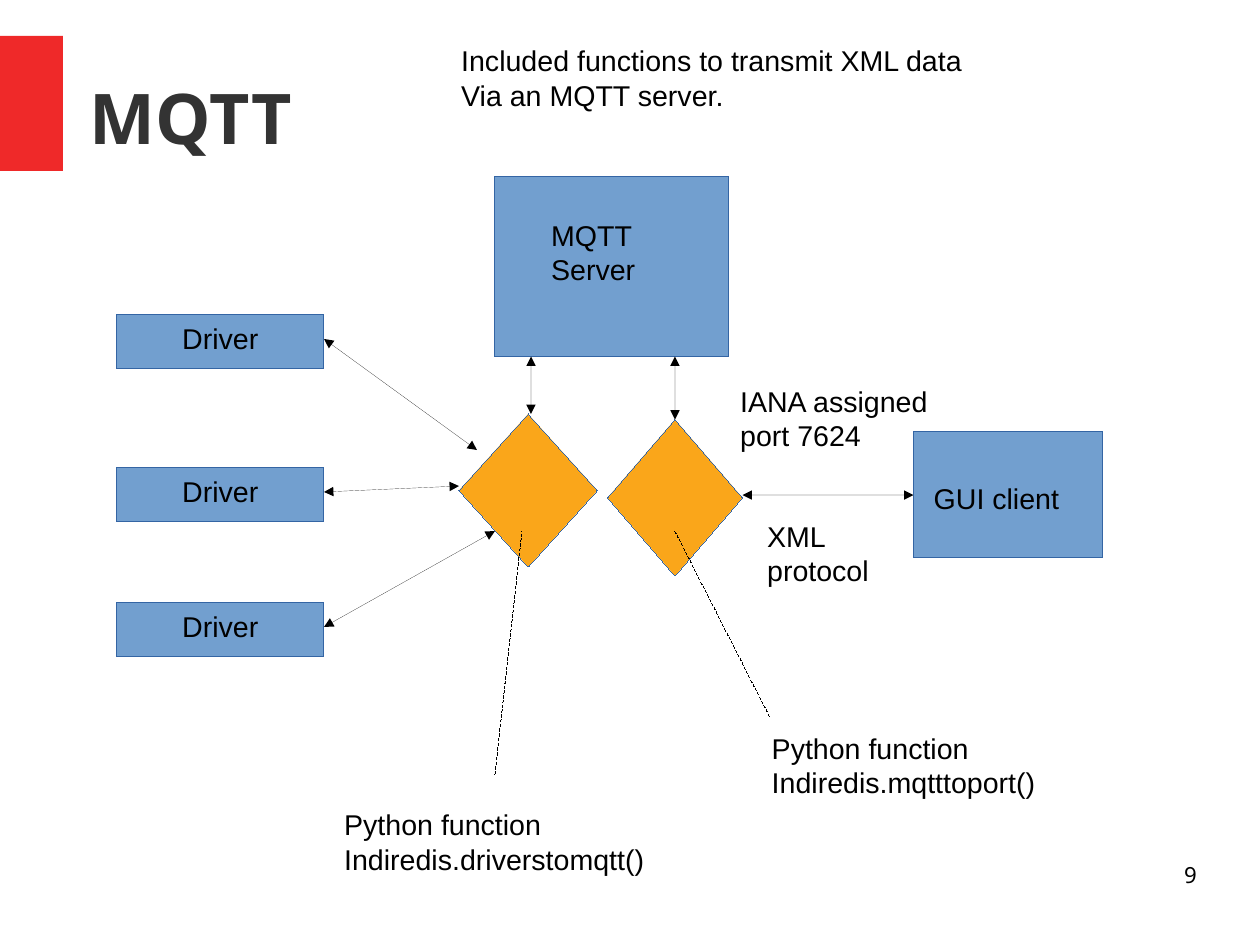
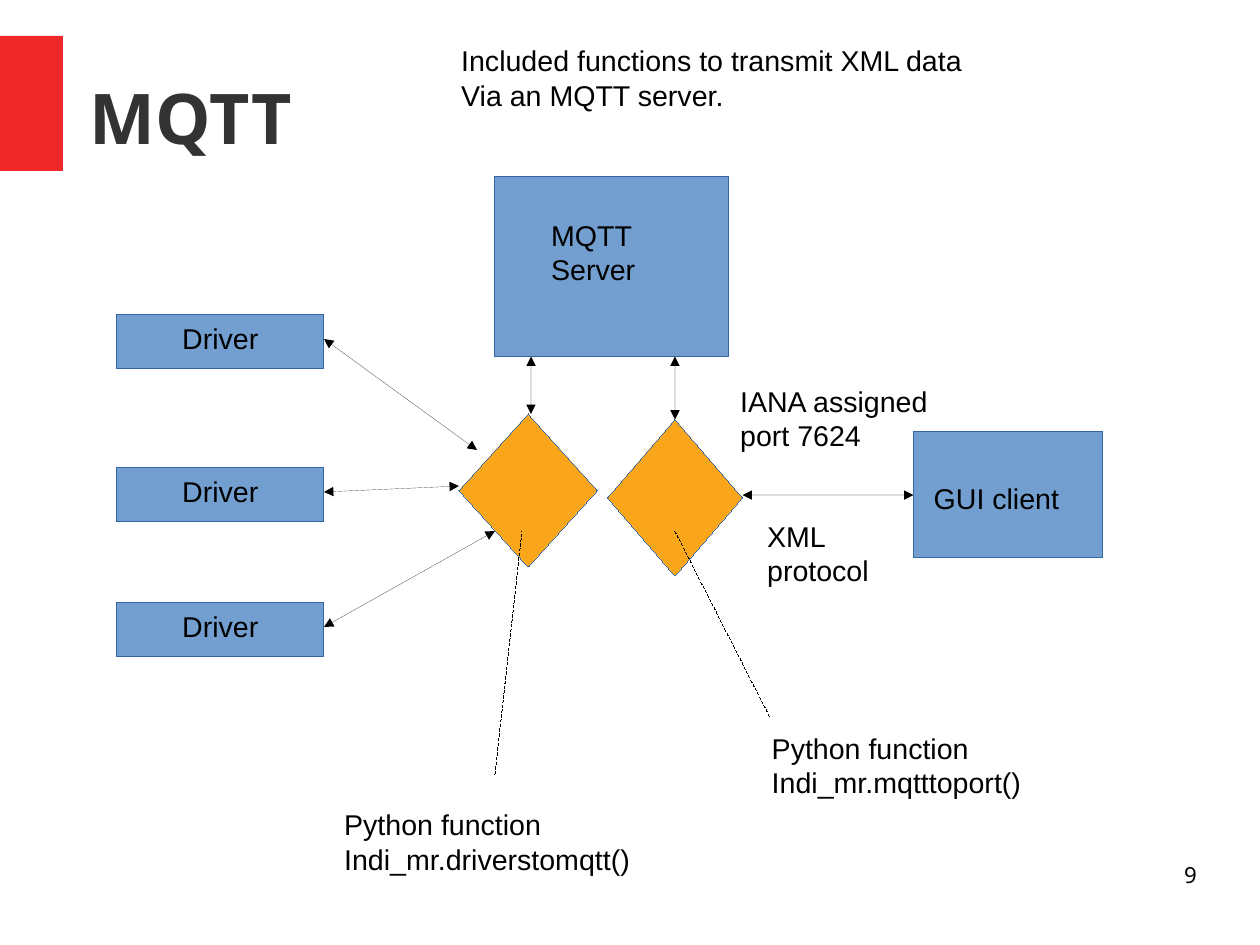
Before and after one commit to bernie-skipole/indi, a slide deck: slide 9 of indislides.odp. Drawn at 1260x945 pixels with LibreOffice and Linux fonts; fonts in the diff are those of the drawing. Boxes give left, top, right and bottom in pixels: in the first picture for what was removed or moved away, otherwise in the second. Text is boxed around its words. In the diff, an @@ line names an element or a change of style, - is before the commit and + after.

```diff
--- a/indislides.odp
+++ b/indislides.odp
@@ text at box(772, 772, 1021, 799): text changed @@
-Indiredis.mqtttoport()
+Indi_mr.mqtttoport()
@@ text at box(344, 849, 630, 875): text changed @@
-Indiredis.driverstomqtt()
+Indi_mr.driverstomqtt()
```
Also in this commit, not shown: 9 other slides changed, 9 other files.
